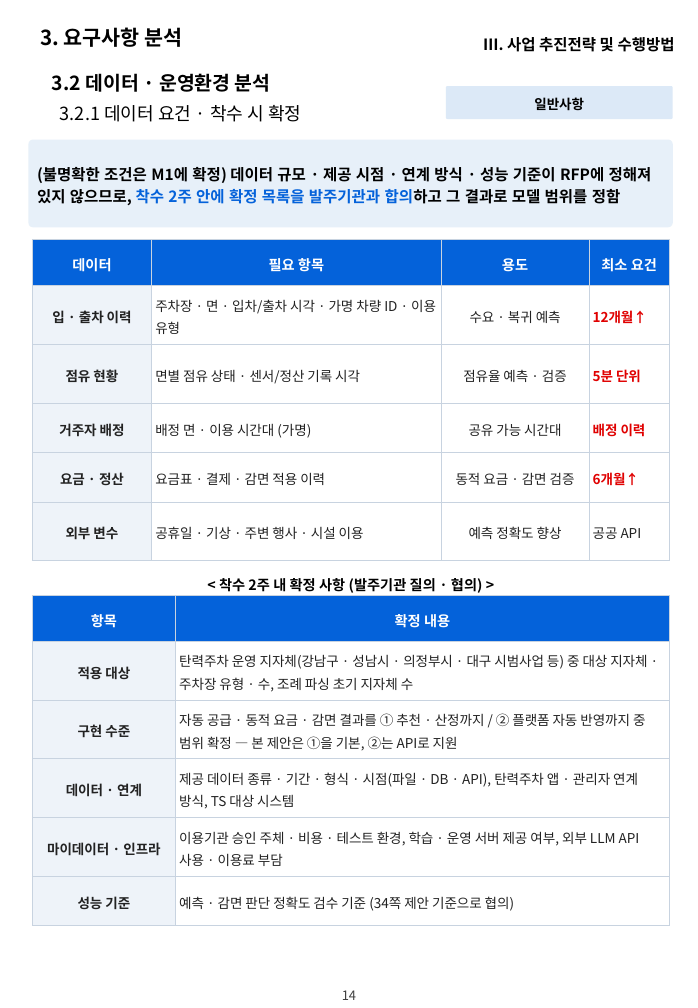
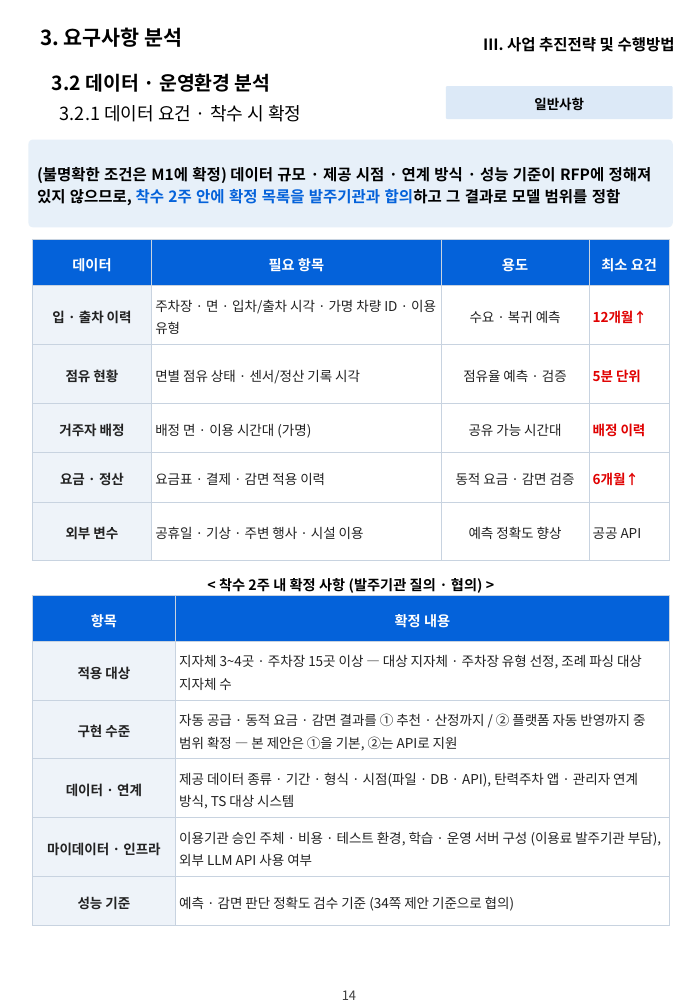
Before and after one commit to hwangsteeve-tech/hbjw, a slide deck: slide 14 of proposals/2026-11_dsit-parking-ai/dsit_proposal.pptx. Drawn at 698x1008 pixels with LibreOffice and Linux fonts; fonts in the diff are those of the drawing; background and template pictures are left out. Boxes give left, top, right and bottom in pixels: in the first picture for what was removed or moved away, otherwise in the second. Text is boxed around its words. In the diff, an @@ line names an element or a change of style, - is before the commit and + after.

```diff
--- a/proposals/2026-11_dsit-parking-ai/dsit_proposal.pptx
+++ b/proposals/2026-11_dsit-parking-ai/dsit_proposal.pptx
@@ table at box(33, 596, 670, 926) @@
-row 2, column 2: 탄력주차 운영 지자체(강남구 · 성남시 · 의정부시 · 대구 시범사업 등) 중 대상 지자체 · 주차장 유형 · 수, 조례 파싱 초기 지자체 수
+row 2, column 2: 지자체 3~4곳 · 주차장 15곳 이상 — 대상 지자체 · 주차장 유형 선정, 조례 파싱 대상 지자체 수
-row 5, column 2: 이용기관 승인 주체 · 비용 · 테스트 환경, 학습 · 운영 서버 제공 여부, 외부 LLM API 사용 · 이용료 부담
+row 5, column 2: 이용기관 승인 주체 · 비용 · 테스트 환경, 학습 · 운영 서버 구성 (이용료 발주기관 부담), 외부 LLM API 사용 여부
```
Also in this commit, not shown: 2 other slides changed.
